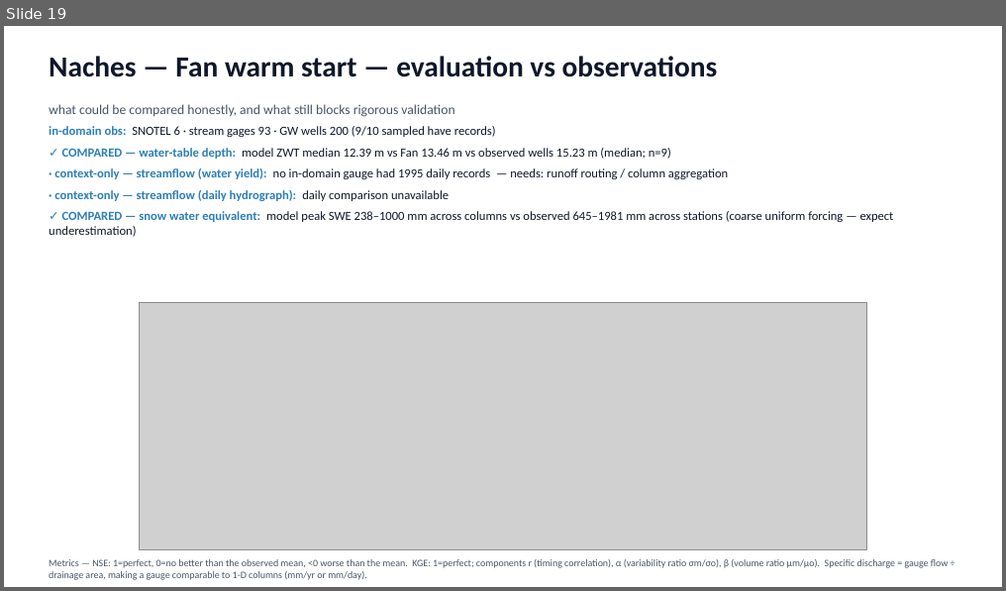
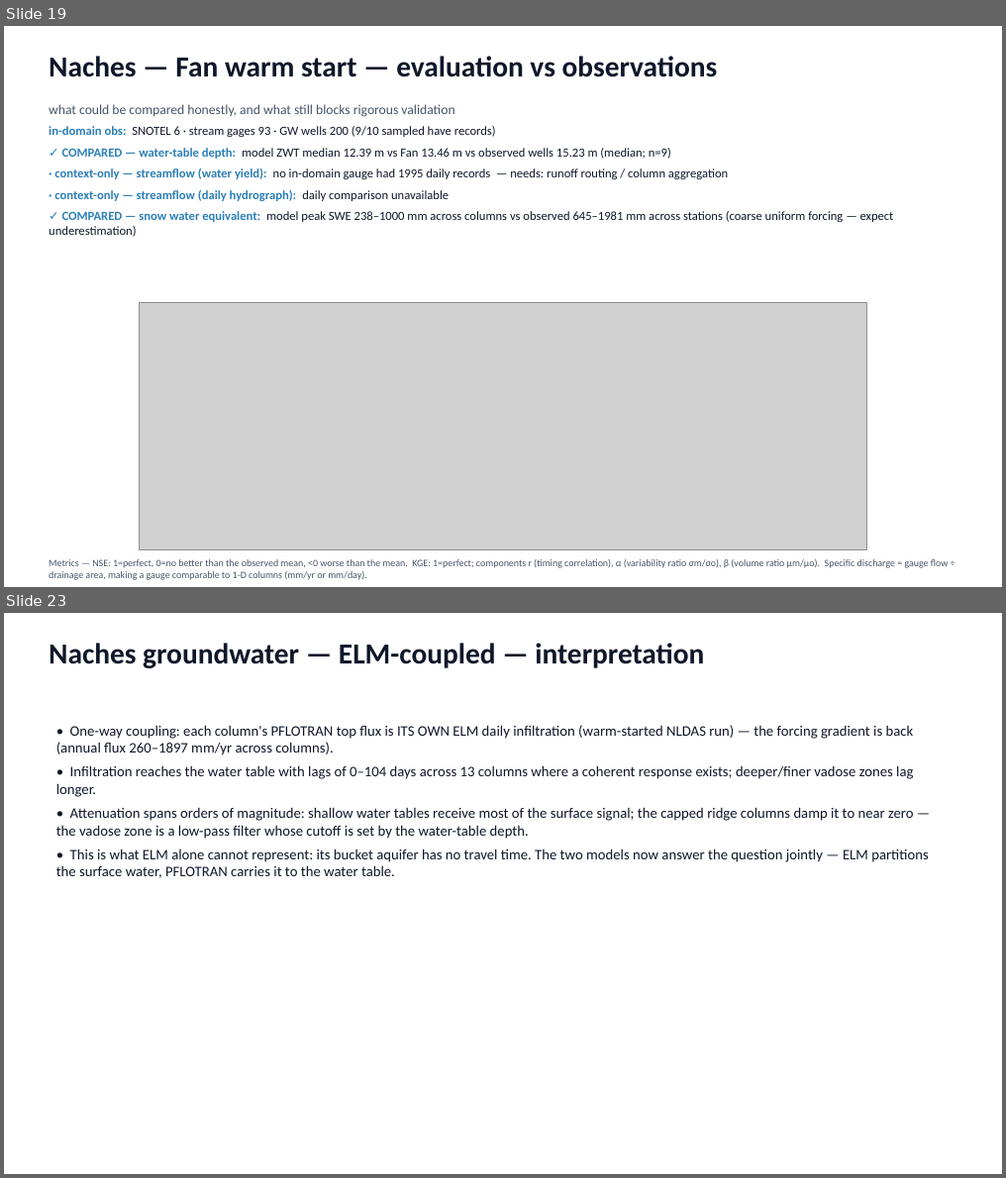
Before and after one commit to hoangtv1899/multi-agent-framework, a slide deck: docs/slides/story_20260706.pptx. Shown one above the other, each under a label of ours: slide 19 before the commit, slides 19 and 23 after it; the slides between them are not shown. The pictures are 1006x591 and 1006x1178 pixels, drawn with LibreOffice and Linux fonts; fonts in the diff are those of the drawing; grey boxes stand for pictures. Boxes give left, top, right and bottom in pixels: in the first picture for what was removed or moved away, otherwise in the second. Text is boxed around its words. In the diff, an @@ line names an element or a change of style, - is before the commit and + after.

```diff
--- a/docs/slides/story_20260706.pptx
+++ b/docs/slides/story_20260706.pptx
@@ slide 23 added at bbox=[4, 613, 1002, 1174], background #FFFFFF @@
@@ text added at bbox=[49, 643, 704, 668], 28 pt, text #0F172A, bold @@
+Naches groundwater — ELM-coupled — interpretation
@@ text added at bbox=[56, 725, 929, 878], 14 pt, text #0F172A @@
+• One-way coupling: each column's PFLOTRAN top flux is ITS OWN ELM daily infiltration (warm-started NLDAS run) — the forcing gradient is back (annual flux 260–1897 mm/yr across columns).
+• Infiltration reaches the water table with lags of 0–104 days across 13 columns where a coherent response exists; deeper/finer vadose zones lag longer.
+• Attenuation spans orders of magnitude: shallow water tables receive most of the surface signal; the capped ridge columns damp it to near zero — the vadose zone is a low-pass filter whose cutoff is set by the water-table depth.
+• This is what ELM alone cannot represent: its bucket aquifer has no travel time. The two models now answer the question jointly — ELM partitions the surface water, PFLOTRAN carries it to the water table.
```
Also in this commit, not shown: 2 slides changed, 4 other slides added, 6 other files.
